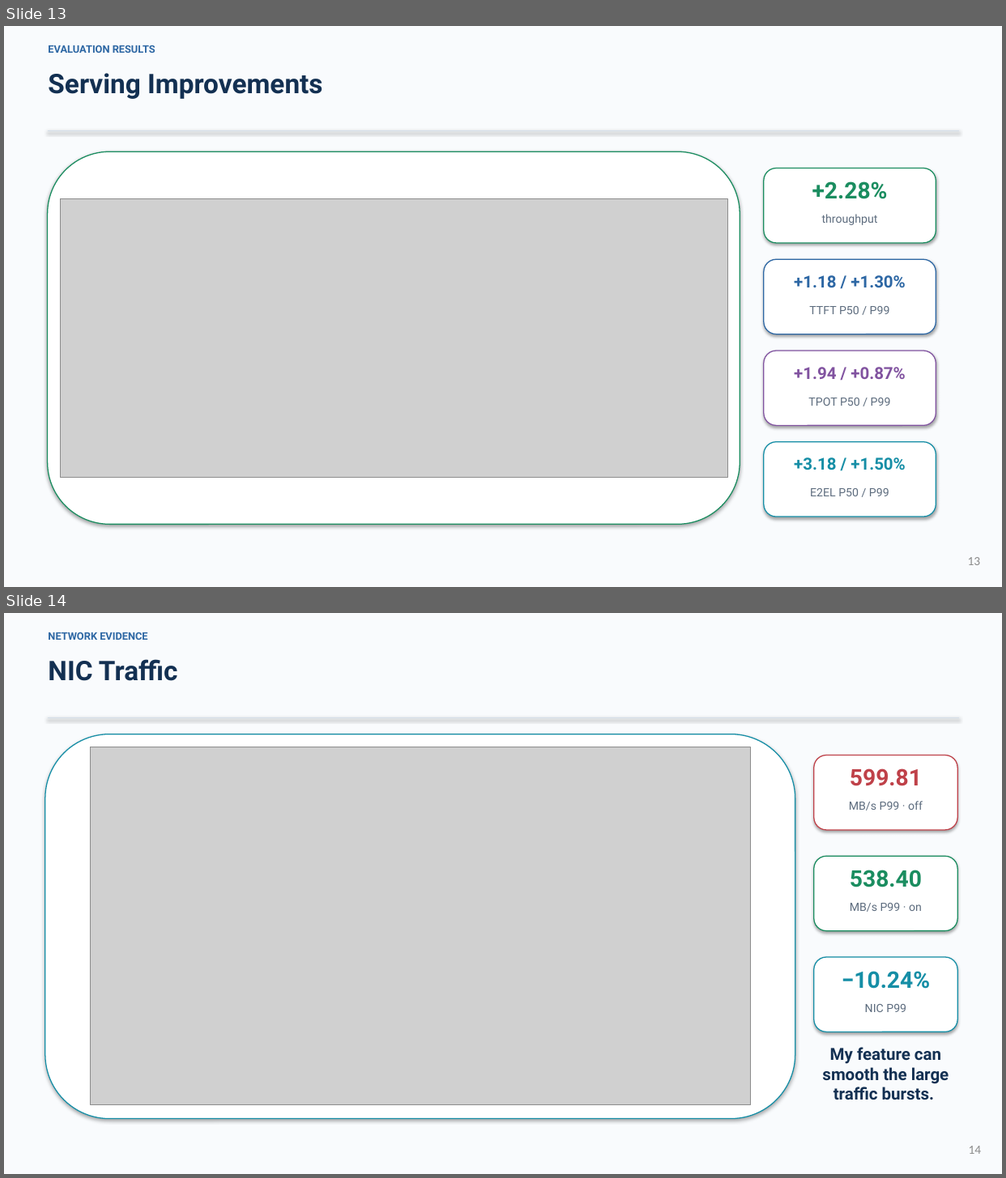
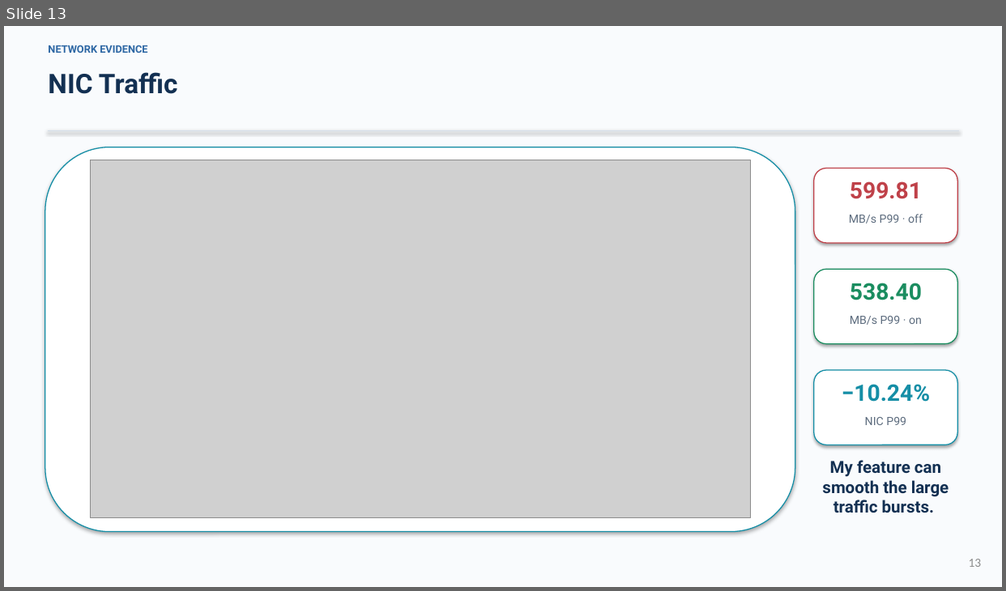
Before and after one commit to DOCCA0/vllm, a slide deck: benchmarks/eplb_rebalance/presentation/wucao_eplb.pptx. Shown one above the other, each under a label of ours: slides 13 and 14 before the commit, slide 13 after it. The pictures are 1006x1178 and 1006x591 pixels, drawn with LibreOffice and Linux fonts; fonts in the diff are those of the drawing; grey boxes stand for pictures. Boxes give left, top, right and bottom in pixels: in the first picture for what was removed or moved away, otherwise in the second. Text is boxed around its words. In the diff, an @@ line names an element or a change of style, - is before the commit and + after.

```diff
--- a/benchmarks/eplb_rebalance/presentation/wucao_eplb.pptx
+++ b/benchmarks/eplb_rebalance/presentation/wucao_eplb.pptx
@@ slide 13 removed at [4,26,1002,587], background #FFFFFF @@
@@ rectangle removed at [4,26,1002,587] @@
@@ text removed at [48,45,155,53] @@
-EVALUATION RESULTS
@@ text removed at [48,73,322,99] @@
-Serving Improvements
@@ line removed from (48, 130) to (959, 130) @@
@@ rounded rectangle removed at [48,152,740,525] @@
@@ rounded rectangle removed at [764,169,936,243] @@
@@ text removed at [812,182,888,199] @@
-+2.28%
@@ picture removed at [60,199,728,477] @@
@@ text removed at [822,214,878,225] @@
-throughput
@@ rounded rectangle removed at [764,259,936,335] @@
@@ text removed at [794,275,905,288] @@
-+1.18 / +1.30%
@@ text removed at [809,306,890,314] @@
-TTFT P50 / P99
@@ rounded rectangle removed at [764,351,936,426] @@
@@ text removed at [794,367,905,379] @@
-+1.94 / +0.87%
@@ text removed at [808,398,891,406] @@
-TPOT P50 / P99
@@ rounded rectangle removed at [764,442,936,517] @@
@@ text removed at [794,458,905,471] @@
-+3.18 / +1.50%
@@ text removed at [810,489,889,497] @@
-E2EL P50 / P99
@@ page number removed at [968,557,981,565] @@
-13
@@ what was slide 14 is now slide 13 @@
@@ page number at [969,559,982,567]: text changed @@
-14
+13
```
Also in this commit, not shown: 10 slides changed.
